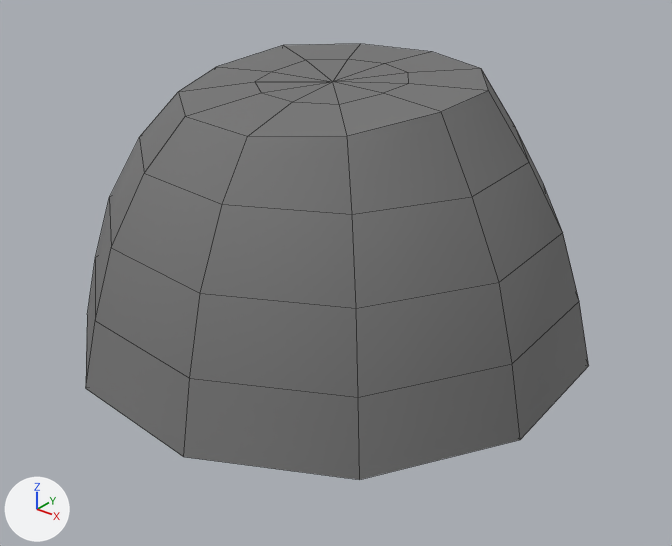
What one commit did to the FBX model Project Towns/Assets/Models/Objects/RacoonHat.FBX.
The view is the same before and after, from a 50 mm lens placed at (0.568, -0.697, 0.361), pointed at (-0.097, 0.133, -0.154). Lighting does not change. The marker at lower left points along +X, +Y and +Z. Mesh edges are drawn as thin lines. Where no turn or scale is listed for an object, it has been applied to the vertices.

In view in the first picture: 'Racoon'.
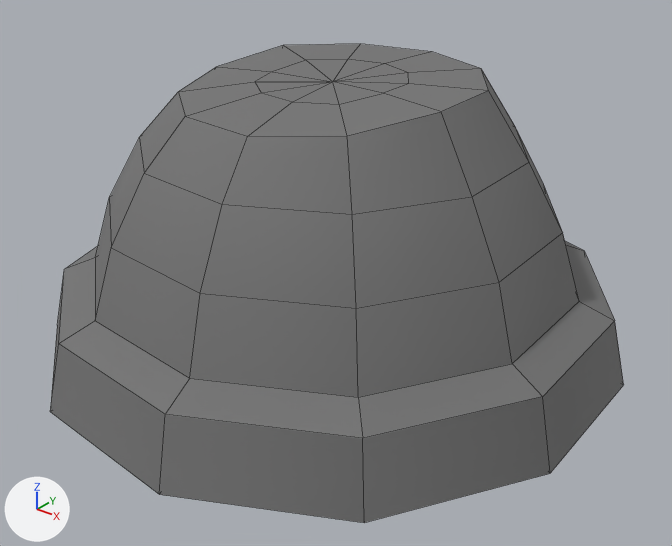
What differs and where, as boxes [x1, y1, x2, y2] in the pictures (672 x 546 px):
```json
{"object": "Racoon", "change": "reshaped", "before": [86, 44, 589, 480], "after": [50, 44, 624, 523], "on screen": "14% wider, 10% taller"}
{"part": 1, "of": "me_mesh", "change": "built on", "before": [86, 263, 589, 480], "after": [50, 241, 624, 523]}
```

Scene script edits in JSON lines:
```json
{"block": "me_mesh", "where": "# used by ob_racoon; location = (0.0, 0.0, 0.0)"}
{"op": "remove", "block": "me_mesh", "code": "me_mesh.from_pydata(...)  # 163 vertices, 161 faces; spans x -0.304..0.27, y -0.267..0.651, z -0.56..0.137"}
{"op": "add", "block": "me_mesh", "code": "me_mesh.from_pydata(...)  # 185 vertices, 183 faces; spans x -0.306..0.305, y -0.302..0.651, z -0.56..0.137"}
{"block": "me_mesh", "change": "me_mesh part 1"}
{"block": "me_mesh", "change": "11 faces are deleted"}
{"block": "me_mesh", "change": "22 vertices are added at x -0.306..0.305, y -0.302..0.311, z -0.148..-0.078"}
{"block": "me_mesh", "change": "33 new faces join them, mat_16___default (grey #757575)"}
```
